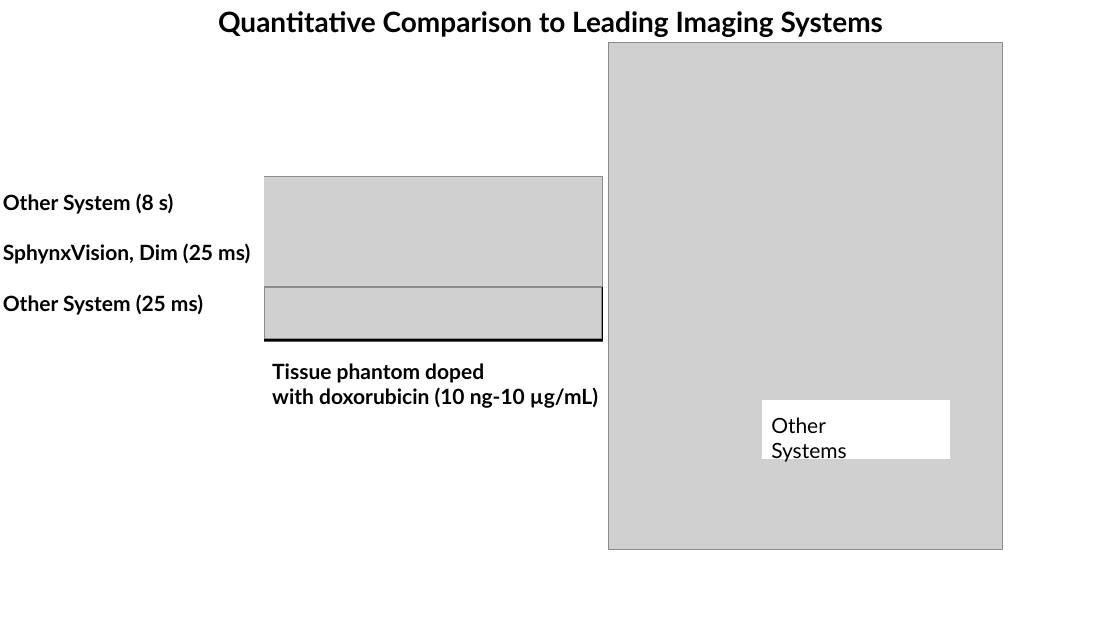
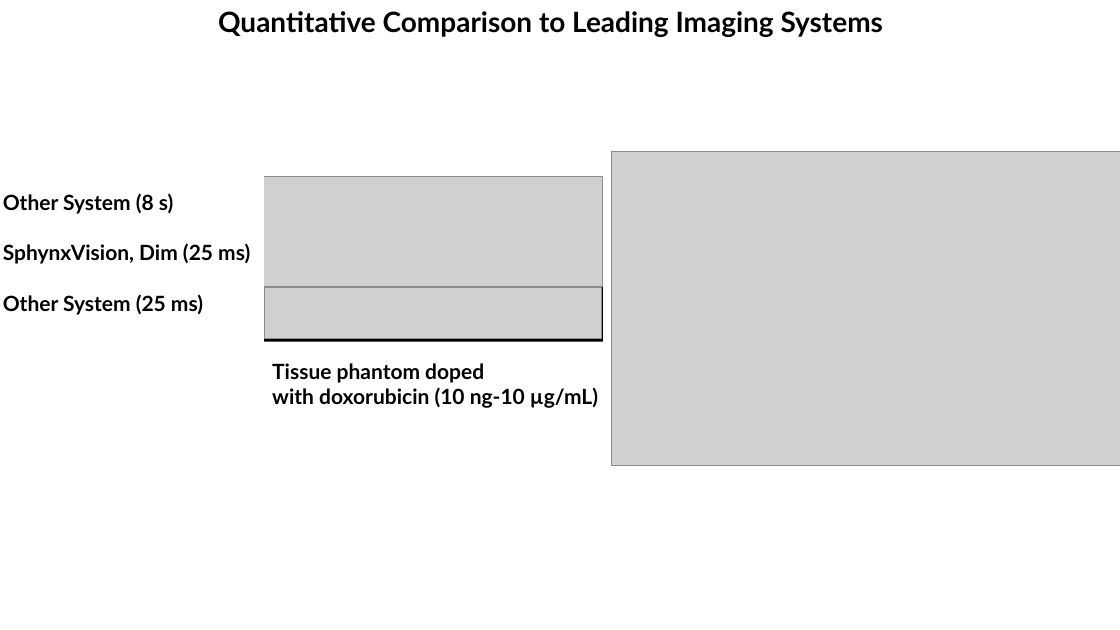
Before and after one commit to krishnaramajayam-oncoblaze/SphynxVision-Website, a slide deck: slide 1 of data validation.pptx. Drawn at 1120x630 pixels with LibreOffice and Linux fonts; fonts in the diff are those of the drawing; grey boxes stand for pictures. Boxes give left, top, right and bottom in pixels: in the first picture for what was removed or moved away, otherwise in the second. Text is boxed around its words. In the diff, an @@ line names an element or a change of style, - is before the commit and + after.

```diff
--- a/data validation.pptx
+++ b/data validation.pptx
@@ picture: place and size @@
-picture at (608,42,1002,550)
+picture at (612,151,1120,465)
@@ rectangle removed at (763,401,949,458) @@
@@ text removed at (771,417,846,463) @@
-Other Systems
```
